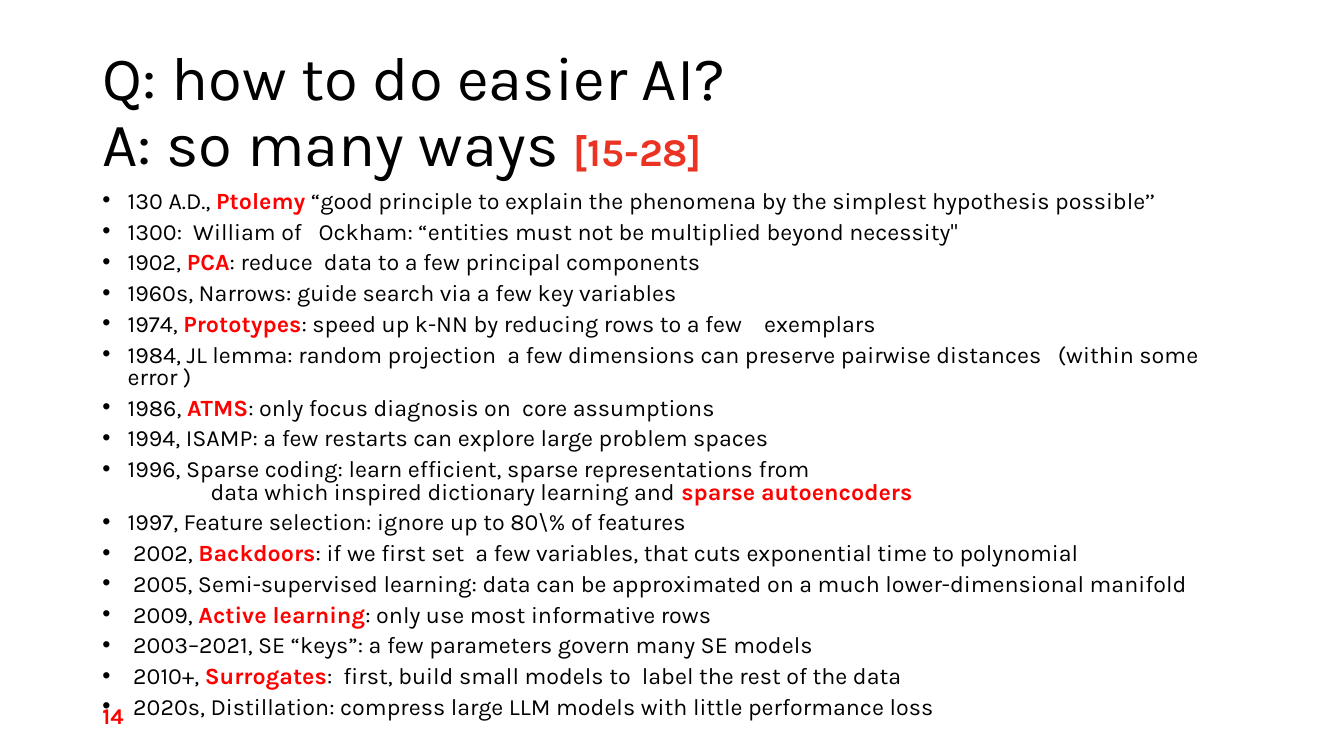
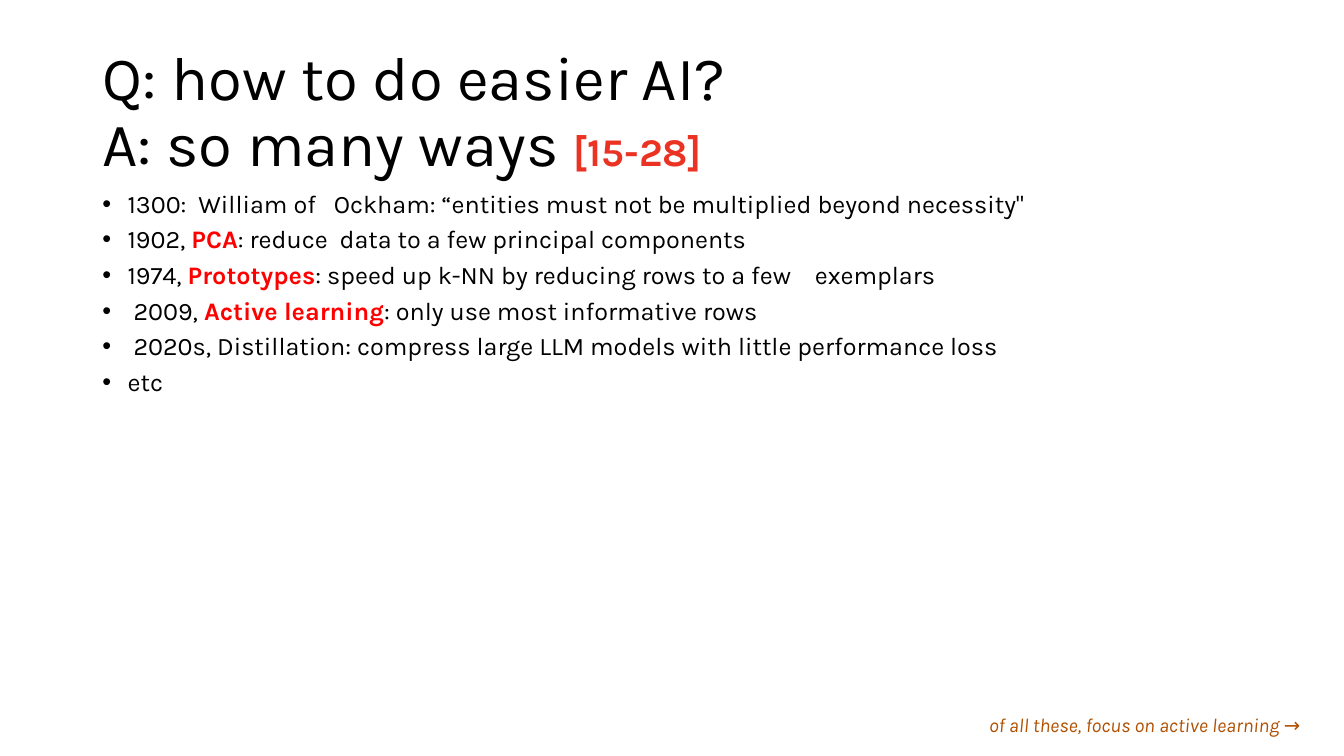
Before and after one commit to timm/fyi, a slide deck: slide 11 of 26less.pptx (slide 14 before the commit). Drawn at 1344x756 pixels with LibreOffice and Linux fonts; fonts in the diff are those of the drawing; background and template pictures are left out. Boxes give left, top, right and bottom in pixels: in the first picture for what was removed or moved away, otherwise in the second. Text is boxed around its words. In the diff, an @@ line names an element or a change of style, - is before the commit and + after.

```diff
--- a/26less.pptx
+++ b/26less.pptx
@@ text at box(128, 193, 1155, 214): paragraph removed @@
-• 130 A.D., Ptolemy “good principle to explain the phenomena by the simplest hypothesis possible’’
@@ text at box(128, 195, 1024, 362): size 16.6 to 18 pt; line spacing 0.8 to 0.9 @@
@@ text at box(128, 285, 676, 307): paragraph removed @@
-• 1960s, Narrows: guide search via a few key variables
@@ text at box(128, 346, 1198, 597): paragraphs removed @@
-• 1984, JL lemma: random projection a few dimensions can preserve pairwise distances (within some error )
-• 1986, ATMS: only focus diagnosis on core assumptions
-• 1994, ISAMP: a few restarts can explore large problem spaces
-• 1996, Sparse coding: learn efficient, sparse representations from
-  data which inspired dictionary learning and sparse autoencoders
-• 1997, Feature selection: ignore up to 80\% of features
-• 2002, Backdoors: if we first set a few variables, that cuts exponential time to polynomial
-• 2005, Semi-supervised learning: data can be approximated on a much lower-dimensional manifold
@@ text at box(128, 375, 163, 392): paragraph added @@
+• etc
@@ text at box(133, 637, 901, 690): paragraphs removed @@
-• 2003–2021, SE “keys”: a few parameters govern many SE models
-• 2010+, Surrogates: first, build small models to label the rest of the data
@@ page number removed at box(102, 704, 123, 724) @@
-14
@@ text added at box(989, 718, 1279, 737), 14 pt, text #B05000, italic @@
+of all these, focus on active learning →
```
Also in this commit, not shown: 28 other slides changed, 6 slides removed, 1 other file.
